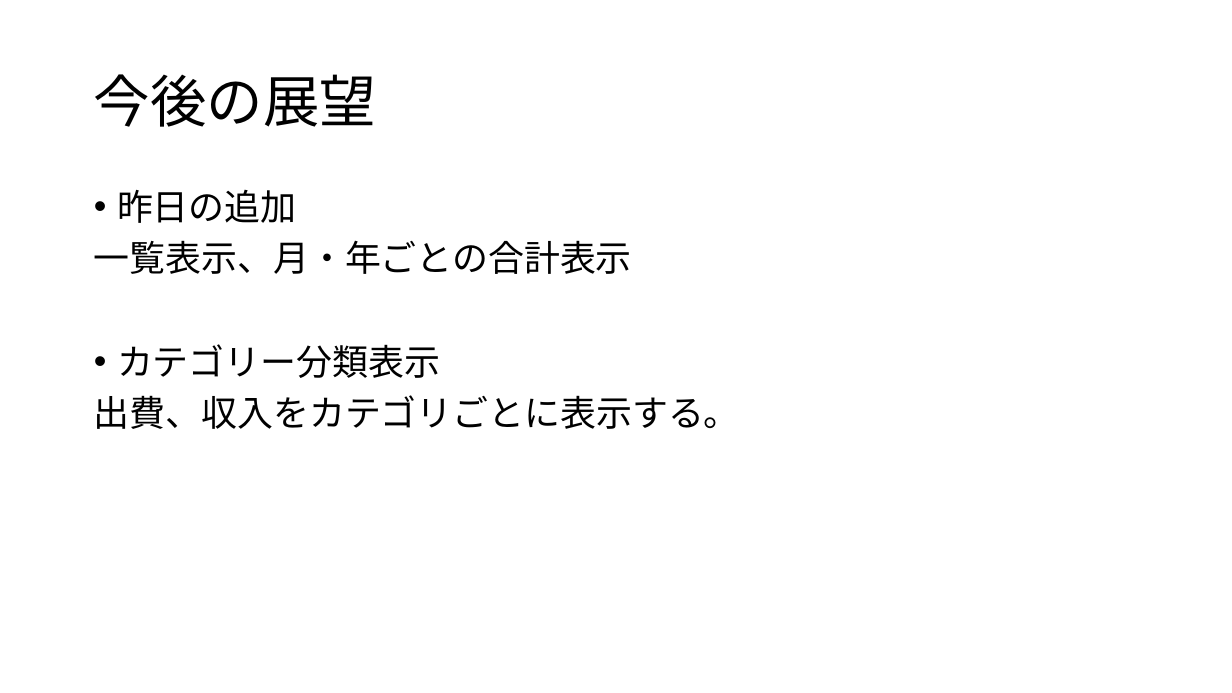
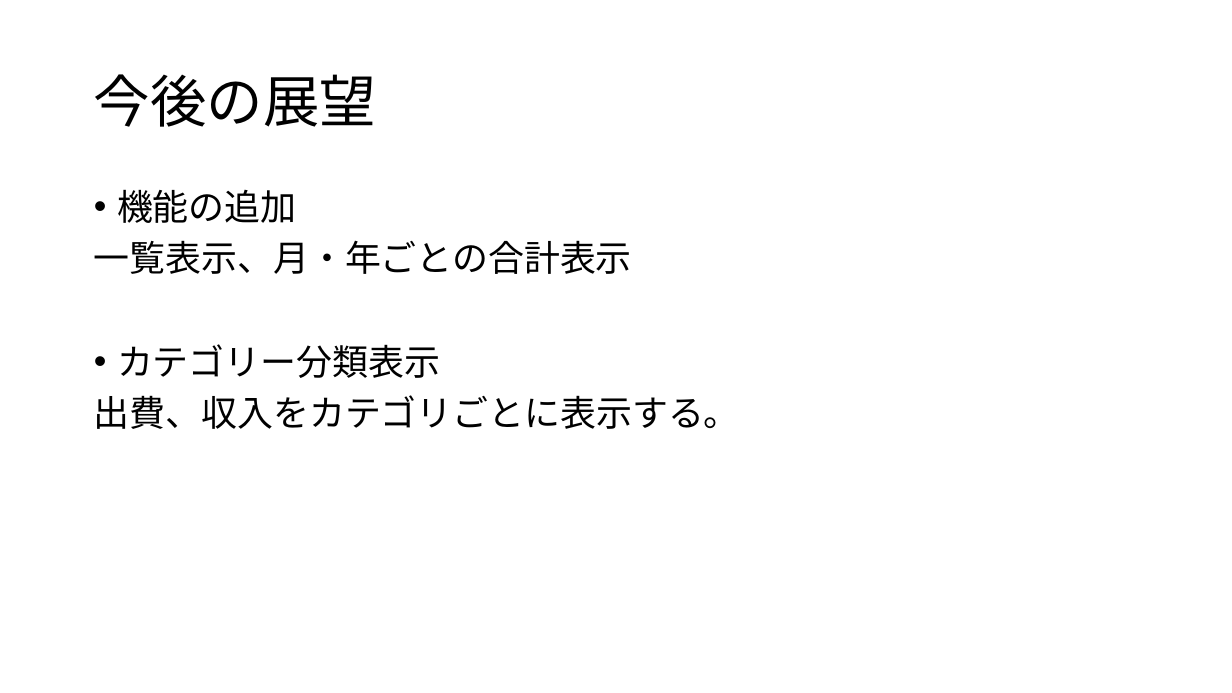
Before and after one commit to ICHIJOKANAN/mobile, a slide deck: slide 5 of モバイル制作.pptx. Drawn at 1232x693 pixels with LibreOffice and Linux fonts; fonts in the diff are those of the drawing. Boxes give left, top, right and bottom in pixels: in the first picture for what was removed or moved away, otherwise in the second. Text is boxed around its words. In the diff, an @@ line names an element or a change of style, - is before the commit and + after.

```diff
--- a/モバイル制作.pptx
+++ b/モバイル制作.pptx
@@ text at (x1=117, y1=189, x2=296, y2=223): text changed @@
-• 昨日の追加
+• 機能の追加
```
Also in this commit, not shown: 1 other file.
